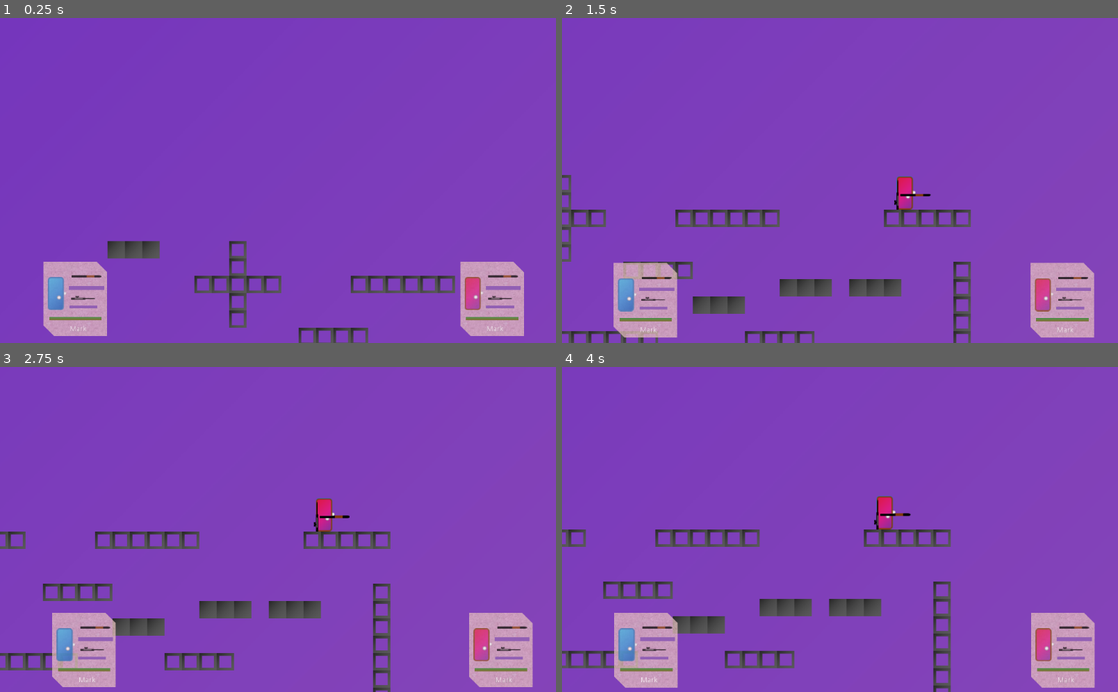
Above: before the commit, frames 1-4 (two rows, left to right).
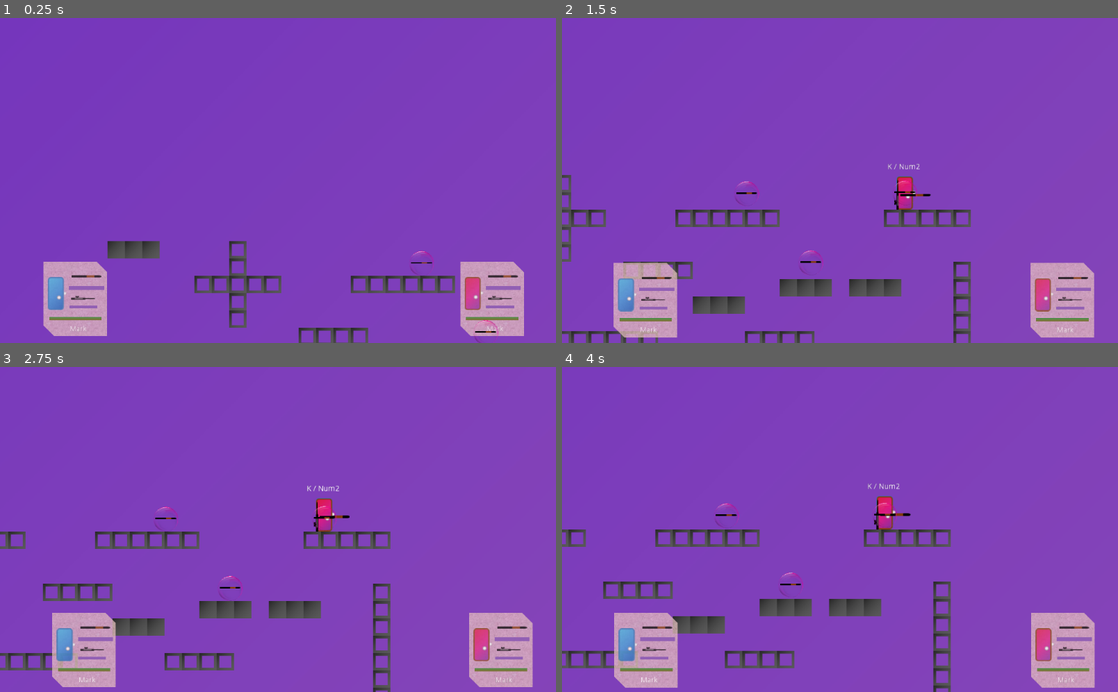
Above: after the commit, the same moments.

Repository: XanMarta/godot-game-battlefield
Game: Godot game, scene res://src/Game/PlayGround.tscn
Two runs of this game, one before a commit and one after it. Both use one fixed random seed, a clock stepped at 60 frames per second and the inputs below.
Inputs:
- Up to frame 1 (0.25 s): no input
- Up to frame 2 (1.5 s): no input
- Up to frame 3 (2.75 s): no input
- Up to frame 4 (4 s): no input

The runs differ from the first frame. In frame 1, 0.1% of the frame differs, in the area x 73-90%, y 71-100%; in frame 2, 0.2%, in the area x 31-65%, y 44-79%; in frame 3, 0.2%; in frame 4, 0.2%.

Commit message:
Add bubble contain gun. Add bubble take_gun func

Diff:
--- a/project.godot
+++ b/project.godot
@@ -22,9 +22,11 @@
 [autoload]
 
 GameData="*res://src/Autoload/GameData.tscn"
+Gunlist="*res://src/Autoload/Gunlist.tscn"
 
 [display]
 
+window/size/resizable=false
 window/size/always_on_top=true
 
 [input]
@@ -107,6 +109,7 @@
 2d_physics/layer_3="block_full"
 2d_physics/layer_4="bullet"
 2d_physics/layer_5="deadzone"
+2d_physics/layer_6="bubble"
 
 [rendering]
 
--- a/src/Actor/Player.gd
+++ b/src/Actor/Player.gd
@@ -10,19 +10,20 @@
 export var health = 100 setget set_health
 
 
-
-var is_alive = false
-
 onready var player = $Player
 onready var gun_hand = $Player/GunPosition/Gun_hand
 onready var gun_second = $Player/GunPosition/Gun_second
 
 
+var is_alive = false
+var current_bubble = null
+
+
 func _ready():
 	$Player/sprite.texture = load("res://Assets/" + type + ".png")
 	$Player.type = self.type
-	equip_gun(GameData.assault, true)
-	equip_gun(GameData.sniper, false)
+	equip_gun(Gunlist.assault, true)
+	equip_gun(Gunlist.sniper, false)
 	spawn()
 
 
@@ -51,18 +52,27 @@
 
 
 func change():
-	var old_gun_hand = null
-	var old_gun_second = null
-	if gun_hand.get_child_count() > 0:
-		old_gun_hand = gun_hand.get_child(0)
-		gun_hand.remove_child(old_gun_hand)
-	if gun_second.get_child_count() > 0:
-		old_gun_second = gun_second.get_child(0)
-		gun_second.remove_child(old_gun_second)
-	if old_gun_hand != null:
-		gun_second.add_child(old_gun_hand)
-	if old_gun_second != null:
-		gun_hand.add_child(old_gun_second)
+	if current_bubble == null:
+		var old_gun_hand = null
+		var old_gun_second = null
+		if gun_hand.get_child_count() > 0:
+			old_gun_hand = gun_hand.get_child(0)
+			gun_hand.remove_child(old_gun_hand)
+		if gun_second.get_child_count() > 0:
+			old_gun_second = gun_second.get_child(0)
+			gun_second.remove_child(old_gun_second)
+		if old_gun_hand != null:
+			gun_second.add_child(old_gun_hand)
+		if old_gun_second != null:
+			gun_hand.add_child(old_gun_second)
+
+	else:
+		if gun_hand.get_child_count() > 0:
+			gun_hand.get_child(0).free()
+		var new_gun = current_bubble.take_gun()
+		gun_hand.add_child(new_gun)
+
+	print("change gun")
 	emit_signal("update_gui")
 
 
@@ -124,3 +134,12 @@
 
 func _on_DeadzoneDetect_body_entered(body):
 	die()
+
+
+func _on_BubbleDetect_area_entered(bubble):
+	current_bubble = bubble
+
+
+func _on_BubbleDetect_area_exited(bubble):
+	if current_bubble == bubble:
+		current_bubble = null
--- a/src/Actor/Player.tscn
+++ b/src/Actor/Player.tscn
@@ -153,6 +153,15 @@
 collision_mask = 16
 
 [node name="CollisionShape2D3" type="CollisionShape2D" parent="Player/DeadzoneDetect"]
+position = Vector2( 0, -31.1928 )
+shape = SubResource( 1 )
+
+[node name="BubbleDetect" type="Area2D" parent="Player"]
+visible = false
+collision_layer = 0
+collision_mask = 32
+
+[node name="CollisionShape2D4" type="CollisionShape2D" parent="Player/BubbleDetect"]
 position = Vector2( 0, -31.1928 )
 shape = SubResource( 1 )
 
@@ -186,8 +195,10 @@
 
 [node name="AnimationPlayer" type="AnimationPlayer" parent="."]
 anims/dead = ExtResource( 8 )
-anims/hurt = SubResource( 4 )
-anims/jump = SubResource( 5 )
-anims/spawn = SubResource( 6 )
+anims/hurt = SubResource( 3 )
+anims/jump = SubResource( 4 )
+anims/spawn = SubResource( 5 )
 [connection signal="body_entered" from="Player/BulletDetect" to="." method="_on_BulletDetect_body_entered"]
 [connection signal="body_entered" from="Player/DeadzoneDetect" to="." method="_on_DeadzoneDetect_body_entered"]
+[connection signal="area_entered" from="Player/BubbleDetect" to="." method="_on_BubbleDetect_area_entered"]
+[connection signal="area_exited" from="Player/BubbleDetect" to="." method="_on_BubbleDetect_area_exited"]
--- a/src/Autoload/GameData.gd
+++ b/src/Autoload/GameData.gd
@@ -6,23 +6,3 @@
 var max_fall = 900
 var jump_power = 2
 var recoil_force = 5.0
-
-
-
-var assault = {
-	"name": "assault riffe",
-	"image": load("res://Assets/gun1.png"),
-	"recoil": 200,
-	"damage": 1000,
-	"fire_wait": 0.15,
-	"capacity": 100
-}
-
-var sniper = {
-	"name": "sniper riffe",
-	"image": load("res://Assets/gun2.png"),
-	"recoil": 5000,
-	"damage": 20000,
-	"fire_wait": 1.5,
-	"capacity": 10
-}
--- /dev/null
+++ b/src/Autoload/Gunlist.gd
@@ -0,0 +1,20 @@
+extends Node2D
+
+
+var assault = {
+	"name": "assault riffe",
+	"image": load("res://Assets/gun1.png"),
+	"recoil": 200,
+	"damage": 1000,
+	"fire_wait": 0.15,
+	"capacity": 100
+}
+
+var sniper = {
+	"name": "sniper riffe",
+	"image": load("res://Assets/gun2.png"),
+	"recoil": 5000,
+	"damage": 20000,
+	"fire_wait": 1.5,
+	"capacity": 10
+}
--- /dev/null
+++ b/src/Autoload/Gunlist.tscn
@@ -0,0 +1,6 @@
+[gd_scene load_steps=2 format=2]
+
+[ext_resource path="res://src/Autoload/Gunlist.gd" type="Script" id=1]
+
+[node name="Gunlist" type="Node2D"]
+script = ExtResource( 1 )
--- a/src/Game/PlayGround.tscn
+++ b/src/Game/PlayGround.tscn
@@ -6,6 +6,7 @@
 [ext_resource path="res://src/Ground/Deadzone.tscn" type="PackedScene" id=4]
 [ext_resource path="res://src/GUI/PlayerTag.tscn" type="PackedScene" id=5]
 [ext_resource path="res://src/Game/Camera.gd" type="Script" id=6]
+[ext_resource path="res://src/Item/Bubble.tscn" type="PackedScene" id=7]
 [ext_resource path="res://src/Game/Player_tag.gd" type="Script" id=8]
 
 [node name="PlayGround" type="Node2D"]
@@ -48,3 +49,12 @@
 
 [node name="Player2" parent="Player_tag" instance=ExtResource( 5 )]
 position = Vector2( 410.534, 291.714 )
+
+[node name="Bubble" parent="." instance=ExtResource( 7 )]
+position = Vector2( 578.5, 229.397 )
+
+[node name="Bubble2" parent="." instance=ExtResource( 7 )]
+position = Vector2( 870.214, 227.997 )
+
+[node name="Bubble3" parent="." instance=ExtResource( 7 )]
+position = Vector2( 696.862, 357.081 )
--- /dev/null
+++ b/src/Item/Bubble.gd
@@ -0,0 +1,18 @@
+extends Area2D
+
+
+
+func _on_body_entered(body):
+	$Label.visible = true
+
+
+func _on_body_exited(body):
+	$Label.visible = false
+
+
+func take_gun() -> Node2D:
+	var gun = $Bubble/Gun.get_child(0)
+	$Bubble/Gun.remove_child(gun)
+	$AnimationPlayer.play("disappear")
+	monitorable = false
+	return gun
--- /dev/null
+++ b/src/Item/Bubble.tscn
@@ -0,0 +1,104 @@
+[gd_scene load_steps=7 format=2]
+
+[ext_resource path="res://src/Item/Gun.tscn" type="PackedScene" id=1]
+[ext_resource path="res://Assets/Bubble.png" type="Texture" id=2]
+[ext_resource path="res://src/Item/Bubble.gd" type="Script" id=3]
+
+[sub_resource type="CircleShape2D" id=1]
+radius = 23.4681
+
+[sub_resource type="Animation" id=3]
+resource_name = "disappear"
+length = 0.5
+tracks/0/type = "value"
+tracks/0/path = NodePath("Bubble:scale")
+tracks/0/interp = 1
+tracks/0/loop_wrap = true
+tracks/0/imported = false
+tracks/0/enabled = true
+tracks/0/keys = {
+"times": PoolRealArray( 0, 0.5 ),
+"transitions": PoolRealArray( 1, 1 ),
+"update": 0,
+"values": [ Vector2( 1, 1 ), Vector2( 1.5, 1.5 ) ]
+}
+tracks/1/type = "value"
+tracks/1/path = NodePath("Bubble:modulate")
+tracks/1/interp = 1
+tracks/1/loop_wrap = true
+tracks/1/imported = false
+tracks/1/enabled = true
+tracks/1/keys = {
+"times": PoolRealArray( 0, 0.5 ),
+"transitions": PoolRealArray( 1, 1 ),
+"update": 0,
+"values": [ Color( 1, 1, 1, 1 ), Color( 1, 1, 1, 0 ) ]
+}
+tracks/2/type = "method"
+tracks/2/path = NodePath(".")
+tracks/2/interp = 1
+tracks/2/loop_wrap = true
+tracks/2/imported = false
+tracks/2/enabled = true
+tracks/2/keys = {
+"times": PoolRealArray( 0.5 ),
+"transitions": PoolRealArray( 1 ),
+"values": [ {
+"args": [  ],
+"method": "queue_free"
+} ]
+}
+
+[sub_resource type="Animation" id=2]
+resource_name = "waving"
+length = 2.0
+loop = true
+tracks/0/type = "value"
+tracks/0/path = NodePath("Bubble:position")
+tracks/0/interp = 1
+tracks/0/loop_wrap = true
+tracks/0/imported = false
+tracks/0/enabled = true
+tracks/0/keys = {
+"times": PoolRealArray( 0, 0.5, 1.5, 2 ),
+"transitions": PoolRealArray( 1, 1, 1, 1 ),
+"update": 0,
+"values": [ Vector2( 0, 0 ), Vector2( 0, 4.5 ), Vector2( 0, -4.5 ), Vector2( 0, 0 ) ]
+}
+
+[node name="Bubble" type="Area2D"]
+collision_layer = 32
+script = ExtResource( 3 )
+
+[node name="CollisionShape2D" type="CollisionShape2D" parent="."]
+shape = SubResource( 1 )
+
+[node name="Bubble" type="Node2D" parent="."]
+
+[node name="Bubble" type="Sprite" parent="Bubble"]
+position = Vector2( 0, 1.4 )
+scale = Vector2( 0.09, 0.09 )
+texture = ExtResource( 2 )
+
+[node name="Gun" type="Node2D" parent="Bubble"]
+scale = Vector2( 0.7, 0.7 )
+
+[node name="Gun" parent="Bubble/Gun" instance=ExtResource( 1 )]
+
+[node name="AnimationPlayer" type="AnimationPlayer" parent="."]
+autoplay = "waving"
+anims/disappear = SubResource( 3 )
+anims/waving = SubResource( 2 )
+
+[node name="Label" type="Label" parent="."]
+visible = false
+margin_left = -32.0436
+margin_top = -57.639
+margin_right = 31.9564
+margin_bottom = -43.639
+text = "K / Num2"
+__meta__ = {
+"_edit_use_anchors_": false
+}
+[connection signal="body_entered" from="." to="." method="_on_body_entered"]
+[connection signal="body_exited" from="." to="." method="_on_body_exited"]
Binary file added: Assets/Bubble.png
Not shown, added: Assets/Bubble.png.import
Not shown: 3 places in src/Actor/Player.tscn that only renumber resources
Not shown: 1 places in src/Game/PlayGround.tscn that only renumber resources
